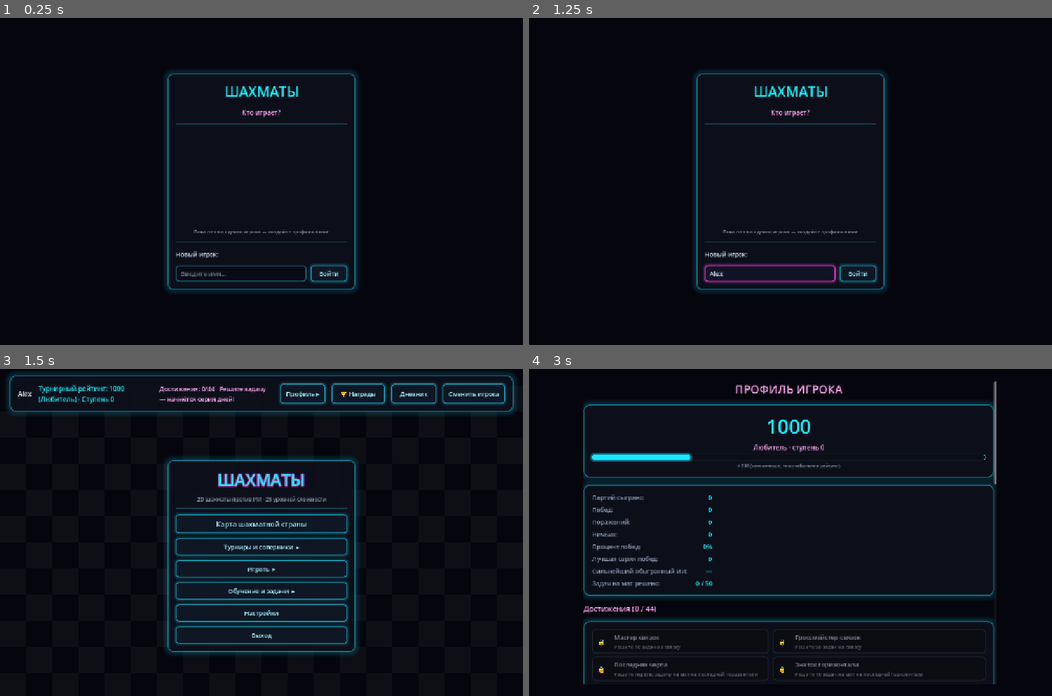
Above: before the commit, frames 1-4 (two rows, left to right).
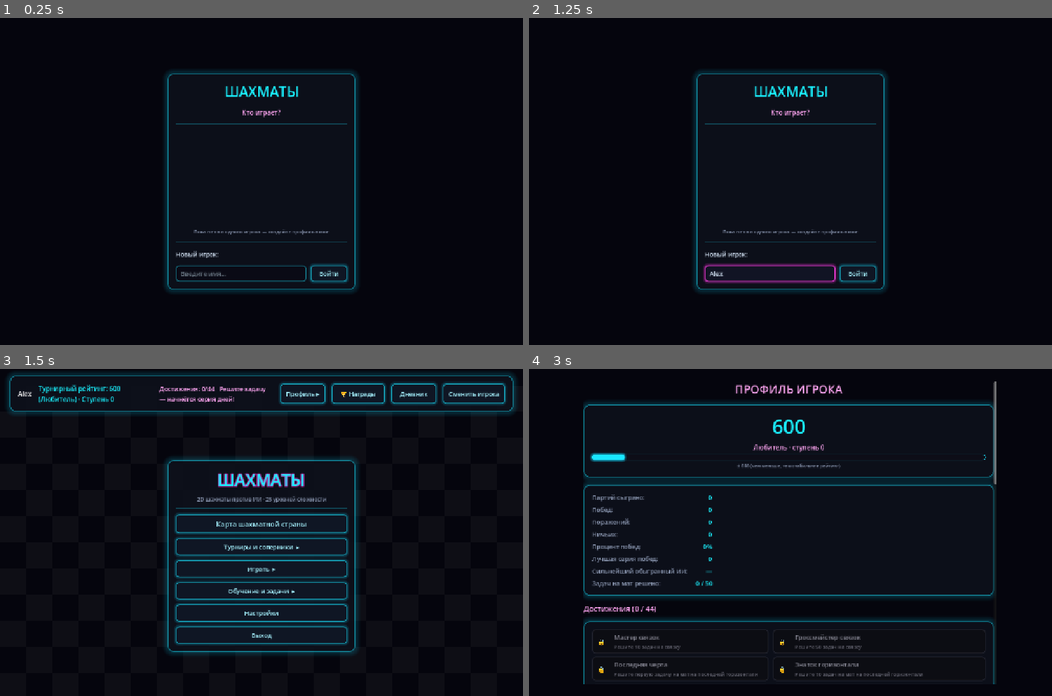
Above: after the commit, the same moments.

Repository: gish4ik1985-crypto/chess-off
Game: Godot game, scene res://scenes/Login.tscn
The game is run twice, just before and just after one commit, with the same random seed, the same clock (stepped at 60 frames per second) and the same inputs.
Inputs (mouse positions are in pixels of both pictures, inside the frame that each line leads up to):
- Up to frame 1 (0.25 s): no input
- Up to frame 2 (1.25 s): click (769, 273) at 0.52 s; type "Alex" at 0.6 s
- Up to frame 3 (1.5 s): click "Войти" at 1.25 s
- Up to frame 4 (3 s): click "Играть ▸" at 2 s; click "Профиль ▸" at 2.75 s

Frames 1-2 are identical in both runs. In frame 3, less than 0.1% of the frame differs, in the area x 20-24%, y 5-7%; in frame 4, 0.6%, in the area x 18-54%, y 15-29%.

Commit message:
Честная таблица силы уровней, лиги и звания сжаты до реальной шкалы; старт рейтинга 600
Co-Authored-By: Claude Sonnet 5.5 <noreply@anthropic.com>

Diff:
--- a/scripts/BotData.gd
+++ b/scripts/BotData.gd
@@ -24,22 +24,22 @@
 # новый class_name без пересканирования проекта редактором.
 
 const LEAGUES := [
-	{"id": "yard", "name": "Дворовая лига", "icon": "🌱", "min": 0, "max": 1099,
+	{"id": "yard", "name": "Дворовая лига", "icon": "🌱", "min": 0, "max": 599,
 		"desc": "Играют во дворе и в школьном коридоре. Здесь начинают все."},
-	{"id": "school", "name": "Школьная лига", "icon": "🏫", "min": 1100, "max": 1299,
+	{"id": "school", "name": "Школьная лига", "icon": "🏫", "min": 600, "max": 799,
 		"desc": "Уже знают, как ставить мат ладьёй, и почти не зевают ферзя."},
-	{"id": "club", "name": "Клубная лига", "icon": "♟", "min": 1300, "max": 1499,
+	{"id": "club", "name": "Клубная лига", "icon": "♟", "min": 800, "max": 999,
 		"desc": "Ходят в шахматный клуб по вторникам. Знают пару дебютов наизусть."},
-	{"id": "city", "name": "Городская лига", "icon": "🏙", "min": 1500, "max": 1699,
+	{"id": "city", "name": "Городская лига", "icon": "🏙", "min": 1000, "max": 1199,
 		"desc": "Играют на городских турнирах и считают на три хода вперёд."},
-	{"id": "cand", "name": "Лига кандидатов", "icon": "🎖", "min": 1700, "max": 1899,
-		"desc": "Кандидаты в мастера: наказывают за любую неточность."},
-	{"id": "master", "name": "Лига мастеров", "icon": "👑", "min": 1900, "max": 2149,
-		"desc": "Мастера. Позицию видят целиком, а не по клеточкам."},
-	{"id": "gm", "name": "Лига гроссмейстеров", "icon": "🏆", "min": 2150, "max": 2399,
-		"desc": "Гроссмейстеры. Ошибку помнят до конца партии."},
-	{"id": "legend", "name": "Лига легенд", "icon": "⭐", "min": 2400, "max": 99999,
-		"desc": "Легенды. Сюда попадают единицы — и остаются надолго."},
+	{"id": "cand", "name": "Лига разрядников", "icon": "🎖", "min": 1200, "max": 1349,
+		"desc": "Наказывают за любую неточность."},
+	{"id": "master", "name": "Лига бойцов", "icon": "👑", "min": 1350, "max": 1479,
+		"desc": "Позицию видят целиком, а не по клеточкам."},
+	{"id": "gm", "name": "Лига стратегов", "icon": "🏆", "min": 1480, "max": 1579,
+		"desc": "Ошибку помнят до конца партии."},
+	{"id": "legend", "name": "Лига легенд", "icon": "⭐", "min": 1580, "max": 99999,
+		"desc": "Сильнейшие соперники игры. Сюда попадают единицы — и остаются надолго."},
 ]
 
 # Манера игры: влияет на описание в карточке и на подсказку, чего ждать.
@@ -114,8 +114,8 @@
 	var i = clampi(league_idx, 0, LEAGUES.size() - 1)
 	var l: Dictionary = LEAGUES[i]
 	return {
-		"lo": float(l.min) if i > 0 else 700.0,
-		"hi": float(l.max) if i < LEAGUES.size() - 1 else 2600.0,
+		"lo": float(l.min) if i > 0 else 300.0,
+		"hi": float(l.max) if i < LEAGUES.size() - 1 else 1650.0,
 	}
 
 # Потолок для СЛАБОГО бота: нижняя половина его лиги. Ограничивать всей лигой
--- a/scripts/Glicko2.gd
+++ b/scripts/Glicko2.gd
@@ -3,7 +3,7 @@
 
 # Standard Glicko-2 rating algorithm (Mark Glickman), the same system
 # lichess.org uses for its ratings (lichess itself starts new players at
-# 1500; this game starts new players at 1000 instead, since our AI ladder
+# 1500; this game starts new players at 600 instead, since our AI ladder
 # and rating_title() bands are calibrated around a lower "brand new player"
 # floor). RD/volatility defaults still match lichess.
 # Reference: https://www.glicko.net/glicko/glicko2.pdf
@@ -12,7 +12,7 @@
 const TAU := 0.5
 const EPSILON := 0.000001
 
-const DEFAULT_RATING := 1000.0
+const DEFAULT_RATING := 600.0
 const DEFAULT_RD := 350.0
 const DEFAULT_VOLATILITY := 0.06
 
--- a/scripts/Profile.gd
+++ b/scripts/Profile.gd
@@ -9,13 +9,15 @@
 const USERS_DIR := "user://users/"
 const SESSION_PATH := "user://session.cfg"
 
-# Approximate opponent strength for each AI difficulty level (1-10), used as
+# ИЗМЕРЕННАЯ сила уровней ИИ (самоигра, scripts/tools/calibrate_levels.gd), пересчитана в шкалу,
+# где сильнейший уровень ≈ 1500–1560 (допущение: разницы в самоигре завышены, коэффициент 0,6).
+# Раньше здесь стояли угаданные 400–4000. Approximate opponent strength for each AI level, used as
 # the "opponent rating" fed into the Glicko-2 formula. Loosely mirrors real
 # rating bands from beginner to super-GM (Magnus-level) play.
 const LEVEL_RATING := [
-	400, 700, 950, 1150, 1350, 1550, 1750, 1980, 2250, 2600,
-	2700, 2780, 2850, 2920, 3000, 3080, 3160, 3250, 3350, 3500,
-	3600, 3700, 3800, 3900, 4000,
+	300, 390, 450, 520, 610, 650, 780, 870, 930, 1000,
+	1040, 1150, 1170, 1300, 1380, 1400, 1420, 1440, 1480, 1510,
+	1520, 1530, 1540, 1550, 1560,
 ]
 const MAX_GAME_SWING := 100.0
 const FARM_MARGIN := 200.0
@@ -104,9 +106,9 @@
 	{"id": "streak_3", "name": "Серия побед", "desc": "3 победы подряд"},
 	{"id": "streak_5", "name": "Не остановить", "desc": "5 побед подряд"},
 	{"id": "beat_level_10", "name": "Повержен Магнус", "desc": "Обыграйте ИИ 10-го уровня сложности"},
-	{"id": "rating_1600", "name": "Турнирный рейтинг 1600", "desc": "Достигните турнирного рейтинга 1600"},
-	{"id": "rating_2000", "name": "Турнирный рейтинг 2000", "desc": "Достигните турнирного рейтинга 2000"},
-	{"id": "rating_2400", "name": "Турнирный рейтинг 2400", "desc": "Достигните турнирного рейтинга 2400"},
+	{"id": "rating_1600", "name": "Турнирный рейтинг 1200", "desc": "Достигните турнирного рейтинга 1200"},
+	{"id": "rating_2000", "name": "Турнирный рейтинг 1500", "desc": "Достигните турнирного рейтинга 1500"},
+	{"id": "rating_2400", "name": "Турнирный рейтинг 1700", "desc": "Достигните турнирного рейтинга 1700"},
 	{"id": "puzzle_first", "name": "Первая задача", "desc": "Решите первую задачу на мат"},
 	{"id": "puzzle_10", "name": "Тактик", "desc": "Решите 10 задач на мат"},
 	{"id": "puzzle_25", "name": "Комбинатор", "desc": "Решите 25 задач на мат"},
@@ -140,7 +142,7 @@
 	{"id": "tourney_win", "name": "Кубок на полке", "desc": "Выиграйте турнир (займите 1-е место)"},
 	{"id": "tourney_win_5", "name": "Коллекционер кубков", "desc": "Выиграйте 5 турниров"},
 	{"id": "tourney_daily", "name": "Герой дня", "desc": "Выиграйте «Турнир дня»"},
-	{"id": "tourney_rating_1800", "name": "Турнирный боец", "desc": "Достигните турнирного рейтинга 1800"},
+	{"id": "tourney_rating_1800", "name": "Турнирный боец", "desc": "Достигните турнирного рейтинга 1400"},
 ]
 
 func _ready() -> void:
@@ -186,10 +188,12 @@
 	return maxi(STEP_WINS_REQUIRED - int(clean_wins.get(str(nxt), 0)), 0)
 
 static func title_for_rating(r: float) -> String:
-	if r < 800: return "Новичок"
-	if r < 1200: return "Любитель"
-	if r < 1500: return "Клубный игрок"
-	if r < 1800: return "Кандидат в мастера"
+	if r < 500: return "Новичок"
+	if r < 800: return "Любитель"
+	if r < 1100: return "Клубный игрок"
+	if r < 1400: return "Сильный любитель"
+	if r < 1800: return "Турнирный боец"
+	if r < 1800: return "Турнирный боец"
 	if r < 2100: return "Мастер"
 	if r < 2400: return "Международный мастер"
 	if r < 2600: return "Гроссмейстер"
@@ -969,7 +973,7 @@
 	tournament_rating = result.rating
 	tournament_rd = result.rd
 	tournament_volatility = result.volatility
-	if tournament_rating >= 1800:
+	if tournament_rating >= 1400:
 		_unlock("tourney_rating_1800")
 	save_profile()
 
@@ -1249,9 +1253,9 @@
 	if best_win_streak >= 3: _unlock("streak_3")
 	if best_win_streak >= 5: _unlock("streak_5")
 	if best_win_level >= 10: _unlock("beat_level_10")
-	if tournament_rating >= 1600: _unlock("rating_1600")
-	if tournament_rating >= 2000: _unlock("rating_2000")
-	if tournament_rating >= 2400: _unlock("rating_2400")
+	if tournament_rating >= 1200: _unlock("rating_1600")
+	if tournament_rating >= 1500: _unlock("rating_2000")
+	if tournament_rating >= 1700: _unlock("rating_2400")
 	var solved_count = solved_puzzles.size()
 	if solved_count >= 1: _unlock("puzzle_first")
 	if solved_count >= 10: _unlock("puzzle_10")
--- a/scripts/Tournaments.gd
+++ b/scripts/Tournaments.gd
@@ -31,18 +31,18 @@
 	},
 	{
 		"id": "blitz_arena", "name": "Блиц-арена", "format": "Блиц 3+2",
-		"tc": 180, "inc": 2, "rounds": 5, "band": [6, 14], "min_rating": 1600,
-		"desc": "3 минуты и +2 секунды за ход. Пять туров молниеносных партий. Открывается с турнирного рейтинга 1600.",
+		"tc": 180, "inc": 2, "rounds": 5, "band": [6, 14], "min_rating": 1000,
+		"desc": "3 минуты и +2 секунды за ход. Пять туров молниеносных партий. Открывается с турнирного рейтинга 1000.",
 	},
 	{
 		"id": "masters", "name": "Турнир мастеров", "format": "Рапид 15+10",
-		"tc": 900, "inc": 10, "rounds": 4, "band": [10, 18], "min_rating": 1900,
-		"desc": "Серьёзный контроль, серьёзные соперники. Четыре тура. Открывается с турнирного рейтинга 1900.",
+		"tc": 900, "inc": 10, "rounds": 4, "band": [10, 18], "min_rating": 1250,
+		"desc": "Серьёзный контроль, серьёзные соперники. Четыре тура. Открывается с турнирного рейтинга 1250.",
 	},
 	{
 		"id": "legends", "name": "Турнир легенд", "format": "Блиц 5+3",
-		"tc": 300, "inc": 3, "rounds": 5, "band": [14, 25], "min_rating": 2200,
-		"desc": "Поле из машин и титанов, пять туров быстрой игры. Только для тех, чей турнирный рейтинг перевалил за 2200.",
+		"tc": 300, "inc": 3, "rounds": 5, "band": [14, 25], "min_rating": 1450,
+		"desc": "Поле из машин и титанов, пять туров быстрой игры. Только для тех, чей турнирный рейтинг перевалил за 1450.",
 	},
 ]
 
--- a/scripts/tools/test_glicko.gd
+++ b/scripts/tools/test_glicko.gd
@@ -25,8 +25,8 @@
 	check("победа над слабым даёт меньше, чем над равным", weak_win.rating >= 1200.0 and weak_win.rating - 1200.0 < eq_win.rating - 1200.0)
 	var weak_loss: Dictionary = Glicko2.update(1200.0, 100.0, 0.06, 800.0, 100.0, 0.0)
 	check("поражение от слабого бьёт по рейтингу сильнее", 1200.0 - weak_loss.rating > 1200.0 - eq_loss.rating)
-	var new_player: Dictionary = Glicko2.update(Glicko2.DEFAULT_RATING, Glicko2.DEFAULT_RD, Glicko2.DEFAULT_VOLATILITY, 1000.0, 100.0, 1.0)
-	check("у новичка (RD 350) рейтинг двигается сильнее, чем у опытного", new_player.rating - 1000.0 > eq_win.rating - 1200.0, "%.0f" % (new_player.rating - 1000.0))
+	var new_player: Dictionary = Glicko2.update(Glicko2.DEFAULT_RATING, Glicko2.DEFAULT_RD, Glicko2.DEFAULT_VOLATILITY, Glicko2.DEFAULT_RATING, 100.0, 1.0)
+	check("у новичка (RD 350) рейтинг двигается сильнее, чем у опытного", new_player.rating - Glicko2.DEFAULT_RATING > eq_win.rating - 1200.0, "%.0f" % (new_player.rating - Glicko2.DEFAULT_RATING))
 	var r := 1000.0
 	var rd := 350.0
 	var vol := 0.06
Not shown, added: scripts/SkillProfile.gd.uid
Not shown, added: scripts/tools/LevelMatch.gd.uid
Not shown, added: scripts/tools/bench_depth.gd.uid
Not shown, added: scripts/tools/calibrate_levels.gd.uid
Not shown, added: scripts/tools/test_help_rating.gd.uid
Not shown, added: scripts/tools/test_level_ladder.gd.uid
Not shown, added: scripts/tools/test_rating_realism.gd.uid
Not shown, added: scripts/tools/test_skill_profile.gd.uid
